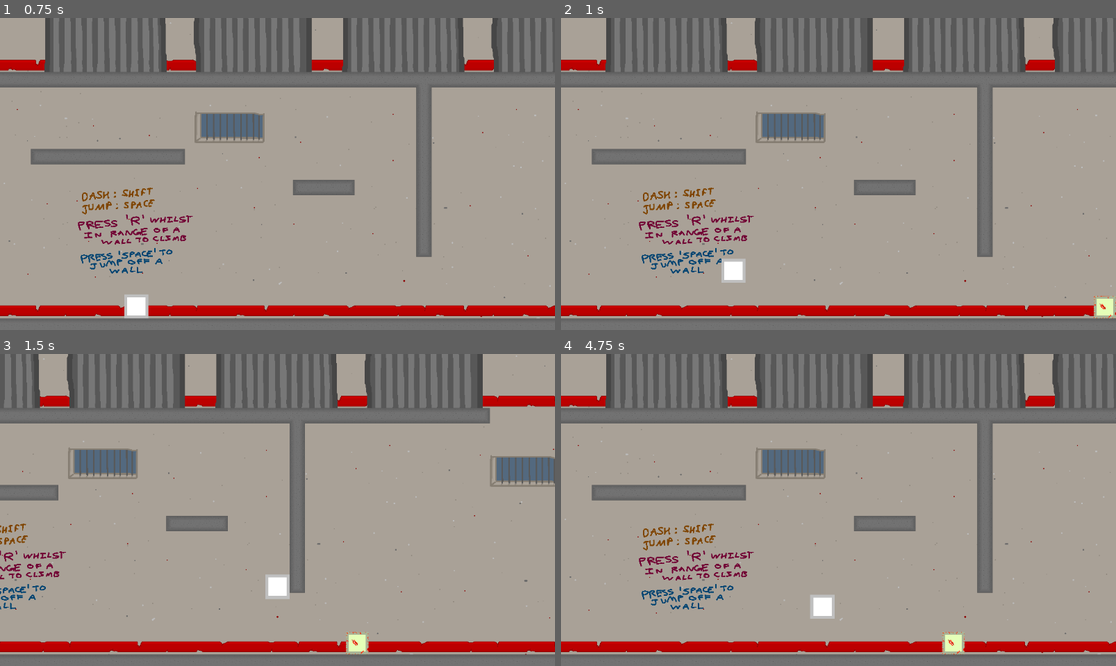
Above: before the commit, frames 1-4 (two rows, left to right).
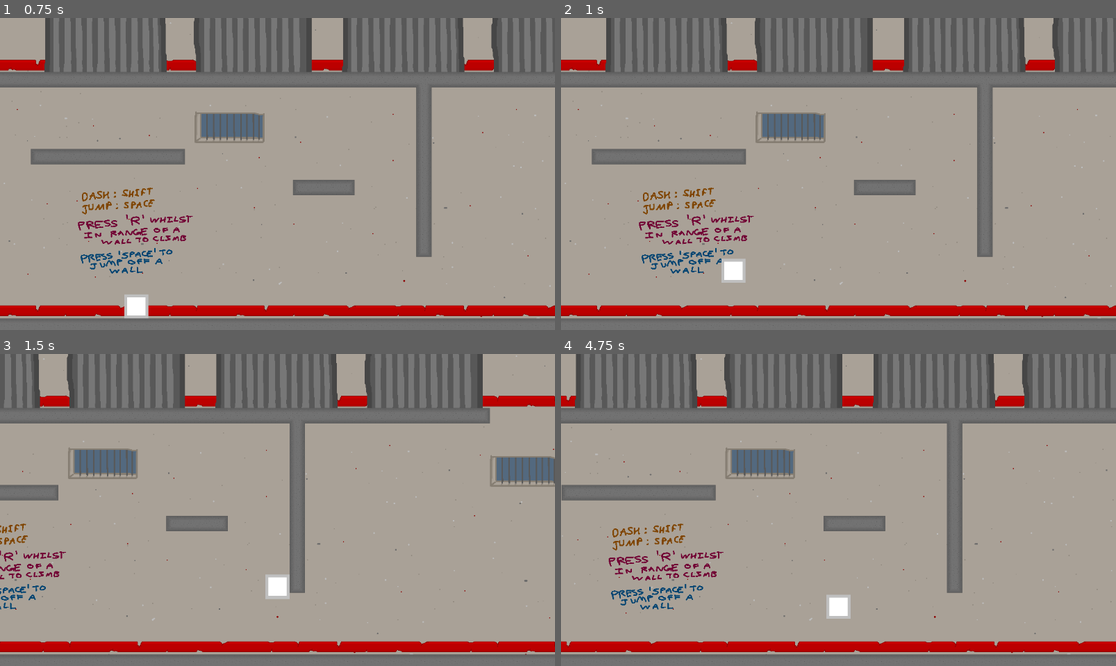
Above: after the commit, the same moments.

Repository: 19PettitR/the-swarm
Game: Godot game, scene res://main.tscn
Two runs of this game, one before a commit and one after it. Both use one fixed random seed, a clock stepped at 60 frames per second and the inputs below.
Inputs:
- Up to frame 1 (0.75 s): tap Enter at 0.5 s; hold D (right) from 0.53 s (still down); tap E (attack) at 0.6 s
- Up to frame 2 (1 s): keep holding D (right); tap Space (jump) at 0.77 s
- Up to frame 3 (1.5 s): keep holding D (right); tap R (climb) at 1.35 s
- Up to frame 4 (4.75 s): tap Space (jump) at 1.52, 3.02, 3.77, 4.52 s; release D (right) at 2.03 s; hold A (left) 2.03-2.78 s; tap Shift (dash) at 2.1, 4.35 s; hold D (right) 2.78-4.28 s; tap E (attack) at 2.85 s; tap R (climb) at 3.6 s; hold A (left) from 4.28 s (still down)

Frame 1 is identical in both runs. In frame 2, 0.2% of the frame differs, in the area x 95-100%, y 89-97%; in frame 3, 0.2%; in frame 4, 21%, in the area x 0-100%, y 0-97%.

Commit message:
Milestone 2
Enemy 1 Fixed

Diff:
--- a/Enemies/detection_range.gd
+++ b/Enemies/detection_range.gd
@@ -10,10 +10,13 @@
 
 
 ## Runs when the detection range has been entered
-func _detected(_p: Node2D) -> void:
-	seen.emit()
-
+func _detected(p: Node2D) -> void:
+	# Check what has entered the detection range. Only emit if player
+	if p == PlayerManager.player:
+		seen.emit()
 
 ## Runs when the detection range has been exited
-func _undetected(_p: Node2D) -> void:
-	not_seen.emit()
+func _undetected(p: Node2D) -> void:
+	# Check what has exited the detection range. Only emit if player
+	if p == PlayerManager.player:
+		not_seen.emit()
--- a/project.godot
+++ b/project.godot
@@ -77,6 +77,11 @@
 ]
 }
 
+[layer_names]
+
+2d_physics/layer_1="Tile Map"
+2d_physics/layer_5="Player"
+
 [rendering]
 
 renderer/rendering_method="mobile"
--- a/texture_rect.gd
+++ /dev/null
@@ -1,11 +0,0 @@
-extends TextureRect
-
-
-# Called when the node enters the scene tree for the first time.
-func _ready() -> void:
-	print(self.width)
-
-
-# Called every frame. 'delta' is the elapsed time since the previous frame.
-func _process(delta: float) -> void:
-	pass
Not shown: 1 places in Enemies/Level 1/enemy_1.tscn that only renumber resources
